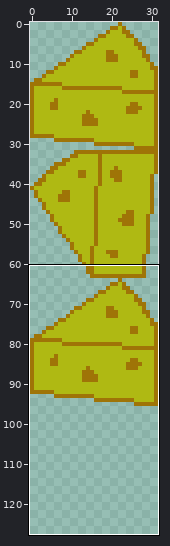
Two versions of one pixel-art file, assets/ase/cheese.ase. Above, an overview of the earlier version with the close-up marked.
Close-up. The starting point:
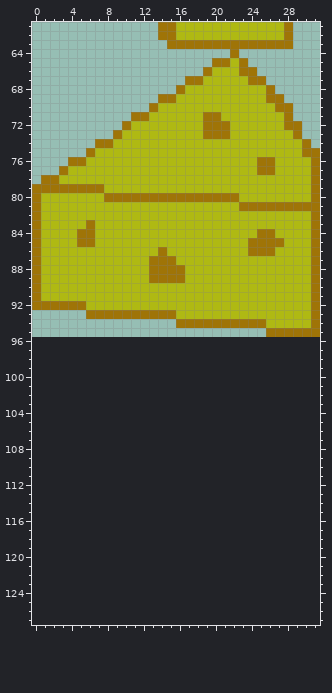
32x96 pixels, 1 frame. Shown: x 0..31, y 61..127. The old version is drawn lined up with the new one, on the new canvas.
Once edited:
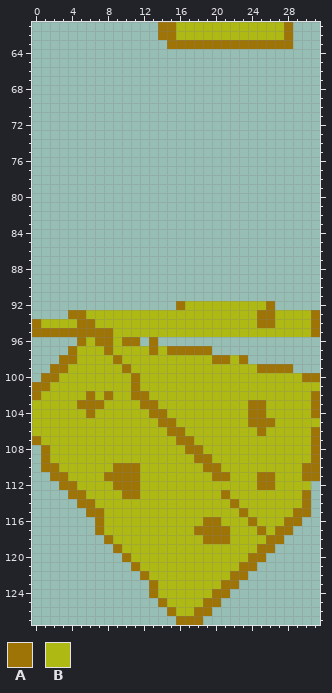
Palette (. is transparent): A #9f7407  B #afb913
What changed:
canvas 32x96 -> 32x128
@@ x 0..31 @@
  63 ...............AAAAAAAAAAAAAA...
- 64 ......................A.........
- 65 ....................AABA........
- 66 ...................ABBBAA.......
- 67 .................AABBBBBAA......
- 68 ................ABBBBBBBBBA.....
- 69 ..............AABBBBBBBBBBAA....
- 70 .............ABBBBBBBBBBBBBAA...
- 71 ...........AABBBBBBAABBBBBBBA...
- 72 ..........ABBBBBBBBAAABBBBBBAA..
- 73 .........ABBBBBBBBBAAABBBBBBBA..
- 74 .......AABBBBBBBBBBBBBBBBBBBBBA.
- 75 ......ABBBBBBBBBBBBBBBBBBBBBBBAA
- 76 ....AABBBBBBBBBBBBBBBBBBBAABBBBA
- 77 ...ABBBBBBBBBBBBBBBBBBBBBAABBBBA
- 78 .AABBBBBBBBBBBBBBBBBBBBBBBBBBBBA
- 79 AAAAAAAABBBBBBBBBBBBBBBBBBBBBBBA
- 80 ABBBBBBBAAAAAAAAAAAAAAABBBBBBBBA
- 81 ABBBBBBBBBBBBBBBBBBBBBBAAAAAAAAA
- 82 ABBBBBBBBBBBBBBBBBBBBBBBBBBBBBBA
- 83 ABBBBBABBBBBBBBBBBBBBBBBBBBBBBBA
- 84 ABBBBAABBBBBBBBBBBBBBBBBBAABBBBA
- 85 ABBBBAABBBBBBBBBBBBBBBBBAAAABBBA
- 86 ABBBBBBBBBBBBBABBBBBBBBBAAABBBBA
- 87 ABBBBBBBBBBBBAAABBBBBBBBBBBBBBBA
- 88 ABBBBBBBBBBBBAAAABBBBBBBBBBBBBBA
- 89 ABBBBBBBBBBBBAAAABBBBBBBBBBBBBBA
- 90 ABBBBBBBBBBBBBBBBBBBBBBBBBBBBBBA
- 91 ABBBBBBBBBBBBBBBBBBBBBBBBBBBBBBA
- 92 AAAAAABBBBBBBBBBBBBBBBBBBBBBBBBA
- 93 ......AAAAAAAAAABBBBBBBBBBBBBBBA
- 94 ................AAAAAAAAAABBBBBA
- 95 ..........................AAAAAA
- 96 ................................
- 97 ................................
- 98 ................................
- 99 ................................
-100 ................................
-101 ................................
-102 ................................
-103 ................................
-104 ................................
-105 ................................
-106 ................................
-107 ................................
-108 ................................
-109 ................................
-110 ................................
-111 ................................
-112 ................................
-113 ................................
-114 ................................
-115 ................................
-116 ................................
-117 ................................
-118 ................................
-119 ................................
-120 ................................
-121 ................................
-122 ................................
-123 ................................
-124 ................................
-125 ................................
-126 ................................
-127 ................................
+ 64 ................................
+ 65 ................................
+ 66 ................................
+ 67 ................................
+ 68 ................................
+ 69 ................................
+ 70 ................................
+ 71 ................................
+ 72 ................................
+ 73 ................................
+ 74 ................................
+ 75 ................................
+ 76 ................................
+ 77 ................................
+ 78 ................................
+ 79 ................................
+ 80 ................................
+ 81 ................................
+ 82 ................................
+ 83 ................................
+ 84 ................................
+ 85 ................................
+ 86 ................................
+ 87 ................................
+ 88 ................................
+ 89 ................................
+ 90 ................................
+ 91 ................................
+ 92 ................ABBBBBBBBBA.....
+ 93 ....AABBBBBBBBBBBBBBBBBBBAABBBBA
+ 94 ABBBBAABBBBBBBBBBBBBBBBBBAABBBBA
+ 95 AAAAAAAAABBBBBBBBBBBBBBBBBBBBBBA
+ 96 .....ABAABAA.A..................
+ 97 ....ABBBABBBBABAAAAA............
+ 98 ...AABBBBABBBBBBBBBBAABA........
+ 99 ..AABBBBBBABBBBBBBBBBBBBBAAAA...
+100 .AABBBBBBBBABBBBBBBBBBBBBBBBBBAA
+101 AABBBBBBBBBABBBBBBBBBBBBBBBBBBBB
+102 ABBBBBABABBAABBBBBBBBBBBBBBBBBBA
+103 BBBBBAAABBBBAABBBBBBBBBBAABBBBBA
+104 BBBBBBABBBBBBAABBBBBBBBBAABBBBBA
+105 BBBBBBBBBBBBBBAABBBBBBBBAAABBBBB
+106 BBBBBBBBBBBBBBBAABBBBBBBBABBBBBA
+107 ABBBBBBBBBBBBBBBAABBBBBBBBBBBBBA
+108 .ABBBBBBBBBBBBBBBAABBBBBBBBBBBBA
+109 .ABBBBBBBBBBBBBBBBAABBBBBBBBBBBA
+110 .AABBBBBBAAABBBBBBBAABBBBBBBBBAA
+111 ..AABBBBAAAABBBBBBBBAABBBAABBBAA
+112 ...AABBBBAAABBBBBBBBBBBBBAABBBB.
+113 ....AABBBBAABBBBBBBBBABBBBBBBBA.
+114 .....AABBBBBBBBBBBBBBBABBBBBBBA.
+115 ......AABBBBBBBBBBBBBBBABBBBBAA.
+116 .......ABBBBBBBBBBBAABBBABBBAA..
+117 .......ABBBBBBBBBBAAAABBBABAA...
+118 ........ABBBBBBBBBBAAABBBBAA....
+119 .........ABBBBBBBBBBBBBBBAA.....
+120 ..........ABBBBBBBBBBBBBAA......
+121 ...........ABBBBBBBBBBBAA.......
+122 ............ABBBBBBBBBAA........
+123 .............ABBBBBBBAA.........
+124 .............ABBBBBBAA..........
+125 ..............ABBBBAA...........
+126 ...............ABBAA............
+127 ................AAA.............
